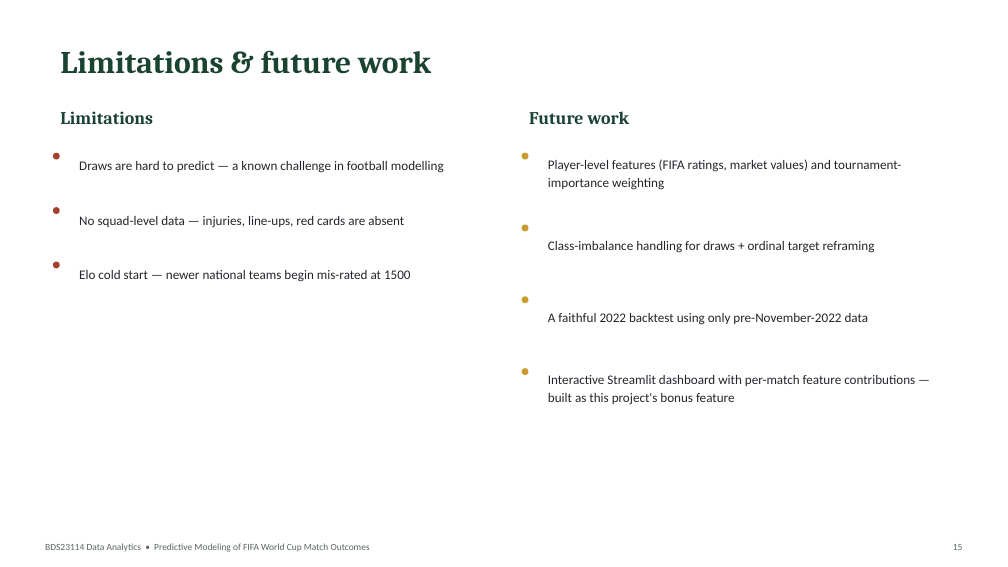
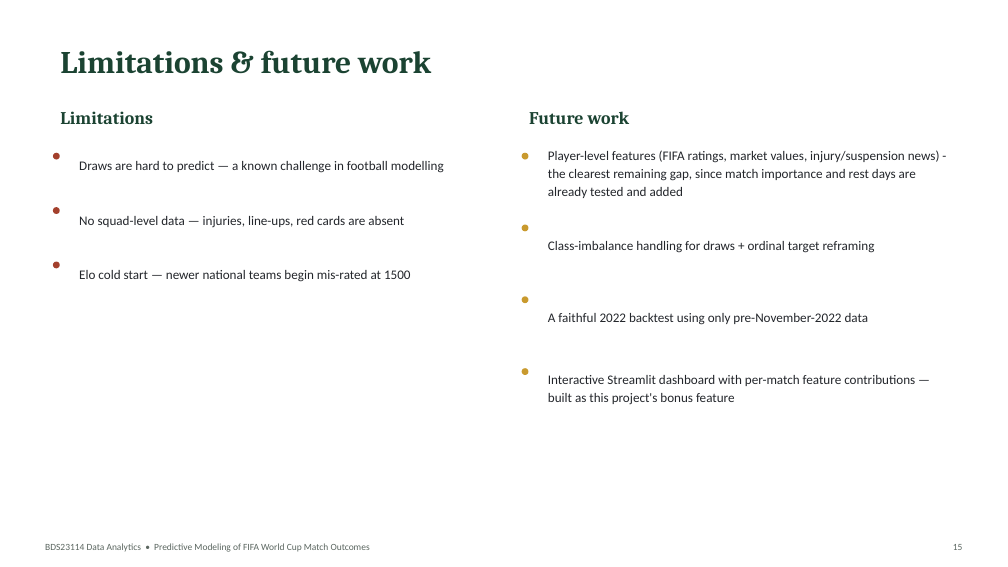
Before and after one commit to LEEWXIN/world-cup-outcome-prediction, a slide deck: slide 15 of presentation/World_Cup_Presentation.pptx. Drawn at 1008x567 pixels with LibreOffice and Linux fonts; fonts in the diff are those of the drawing. Boxes give left, top, right and bottom in pixels: in the first picture for what was removed or moved away, otherwise in the second. Text is boxed around its words. In the diff, an @@ line names an element or a change of style, - is before the commit and + after.

```diff
--- a/presentation/World_Cup_Presentation.pptx
+++ b/presentation/World_Cup_Presentation.pptx
@@ text at (548, 150, 940, 198): text changed @@
-Player-level features (FIFA ratings, market values) and tournament-importance weighting
+Player-level features (FIFA ratings, market values, injury/suspension news) - the clearest remaining gap, since match importance and rest days are already tested and added
```
Also in this commit, not shown: 9 other files.
